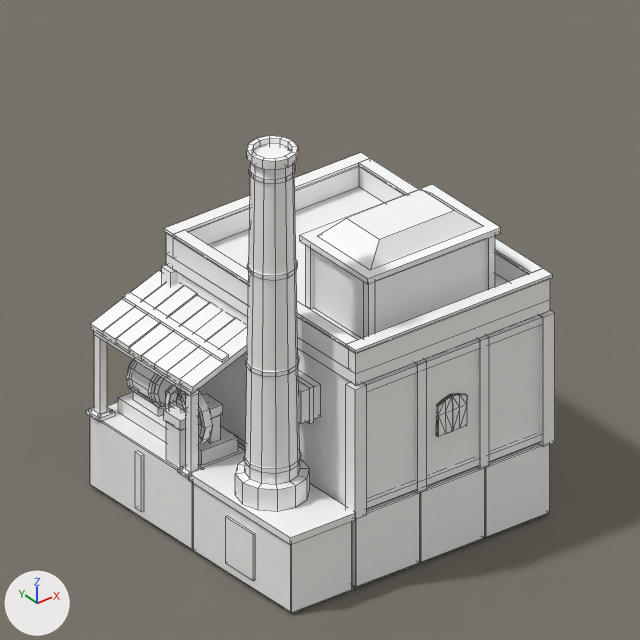
Two versions of the Blender file src/DeepFrontier/Art/Source/CoalPowerPlant-ReferenceStudy.blend, one commit apart.
The view is the same before and after, from the file's camera 'Camera'. Lighting does not change. The marker at lower left points along +X, +Y and +Z. The picture after the commit comes second. Mesh edges are drawn as thin lines.

In view in the first picture: 'CoalPowerPlant.Architecture', 'CoalPowerPlant.Flywheel', 'Plane'.
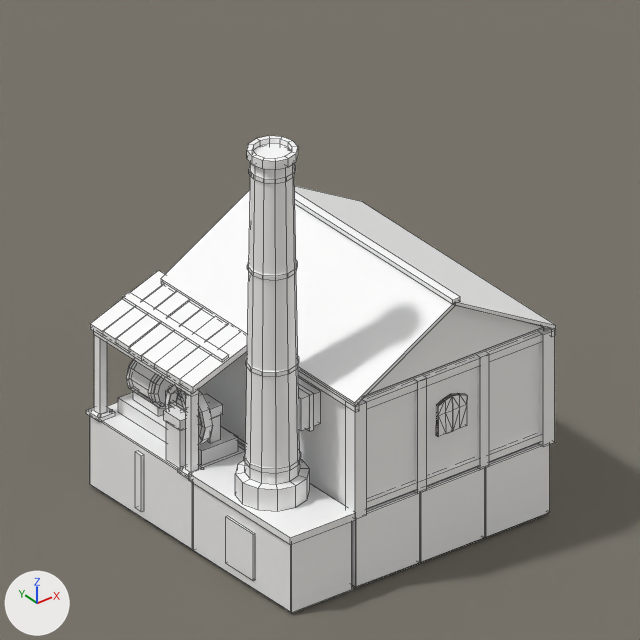
Boxes [x1, y1, x2, y2] around the edits, measured in the pictures (640 x 640 px; the box of a moved part takes in the faces that stretch with it):
'CoalPowerPlant.Architecture', reshaped
    before: [86, 136, 555, 613]
    after: [86, 136, 556, 613]
part 1 of me_coalpowerplant_architecture, moved or reshaped
    before: [365, 317, 540, 391]
    after: [365, 334, 540, 409]
part 2 of me_coalpowerplant_architecture, added
    after: [545, 327, 555, 337]
part 3 of me_coalpowerplant_architecture, added
    after: [298, 371, 359, 412]
part 4 of me_coalpowerplant_architecture, added
    after: [295, 192, 460, 304]
part 5 of me_coalpowerplant_architecture, moved or reshaped
    before: [298, 370, 321, 423]
    after: [298, 377, 321, 431]
part 6 of me_coalpowerplant_architecture, moved or reshaped
    before: [298, 376, 314, 424]
    after: [298, 384, 314, 431]
part 7 of me_coalpowerplant_architecture, rebuilt (not visible afterwards)
    before: [166, 166, 359, 257]
part 8 of me_coalpowerplant_architecture, rebuilt (not visible afterwards)
    before: [349, 279, 550, 374]
part 9 of me_coalpowerplant_architecture, deleted
    before: [166, 158, 550, 385]
part 10 of me_coalpowerplant_architecture, cut back
    before: [162, 153, 555, 519]
    after: [161, 186, 556, 519]

The edits, one by one:
me_coalpowerplant_architecture is used by ob_coalpowerplant_architecture; location (0.0, 0.0, 0.0).
me_coalpowerplant_architecture had 1942 vertices, 1057 faces and spanned x -4.03..0.04, y -4.04..0.03, z 0.0..5.9.
me_coalpowerplant_architecture now has 1846 vertices, 1004 faces and spans x -4.03..0.05, y -4.07..0.03, z 0.0..5.9.
me_coalpowerplant_architecture part 1: the loose piece of 8 vertices spanning x -2.9..-0.1, y -3.98..-3.93, z 2.68..2.78 is moved by (0.0, 0.0, -0.24).
me_coalpowerplant_architecture part 2: a new loose piece, a box spanning x -0.015..0.035, y -4.05..-0.2, z 2.5..2.6, in mat_basemetal_ironteeth (its picture is missing).
me_coalpowerplant_architecture part 3: a new loose piece, a box spanning x -3.035..-2.985, y -4.05..-0.2, z 2.5..2.6, in mat_basemetal_ironteeth (its picture is missing).
me_coalpowerplant_architecture part 4: a new loose piece, a box spanning x -1.56..-1.44, y -4.07..-0.18, z 3.505..3.565, in mat_basemetal_ironteeth (its picture is missing).
me_coalpowerplant_architecture part 5: the loose piece of 8 vertices spanning x -3.25..-2.95, y -3.24..-2.8, z 2.05..2.5 is moved by (0.0, 0.0, -0.1).
me_coalpowerplant_architecture part 6: the loose piece of 8 vertices spanning x -3.14..-3.08, y -3.27..-2.77, z 2.02..2.53 is moved by (0.0, 0.0, -0.1).
me_coalpowerplant_architecture part 7: the loose piece of 8 vertices spanning x -3.0..0.0, y -0.39..-0.25, z 3.0..3.3 is rebuilt with 3 vertices and now spans x -2.95..-0.05, y -0.37, z 2.6..3.43, in mat_irregularplanks_metalforged_ironteeth (its picture is missing).
me_coalpowerplant_architecture part 8: the loose piece of 8 vertices spanning x -3.0..0.0, y -4.0..-3.86, z 3.0..3.3 is rebuilt with 3 vertices and now spans x -2.95..-0.05, y -3.88, z 2.6..3.43, in mat_irregularplanks_metalforged_ironteeth (its picture is missing).
me_coalpowerplant_architecture part 9: 19 loose pieces with 132 vertices, spanning x -3.02..0.02, y -4.0..-0.25, z 2.84..4.22, are deleted.
Part 10, on me_coalpowerplant_architecture:
16 vertices are removed from x -3.02..0.02, y -4.02..-0.23, z 3.3..3.35.
12 faces are deleted.
40 vertices in x -3.04..0.04, y -4.04..-0.21, z 2.81..2.84 move by (0.0, 0.0, -0.24).
22 vertices are added at x -3.05..0.05, y -4.05..-0.3, z 2.58..3.51.
8 new vertices lie (0.0, 3.85, 0.0) away from vertices in x -3.05..0.05, y -4.05, z 2.58..3.51.
8 new vertices lie (0.0, 0.07, 0.0) away from vertices in x -2.95..-0.05, y -3.95..-0.37, z 2.6..3.43.
7 new faces join them, mat_irregularplanks_metalforged_ironteeth (its picture is missing).
12 new faces join them, mat_paintedmetal_ironteeth (its picture is missing).
7 new faces join them, mat_roofplanks_ironteeth (its picture is missing).
Other edits to the shape of me_coalpowerplant_architecture do not show in these pictures.
